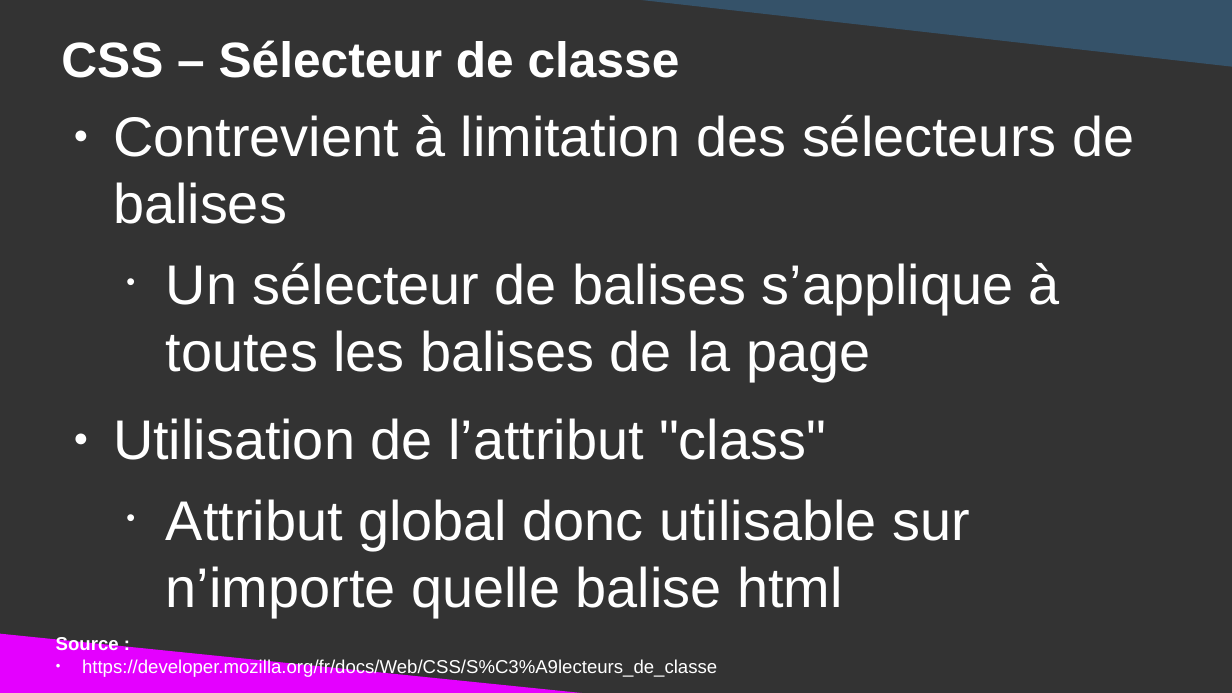
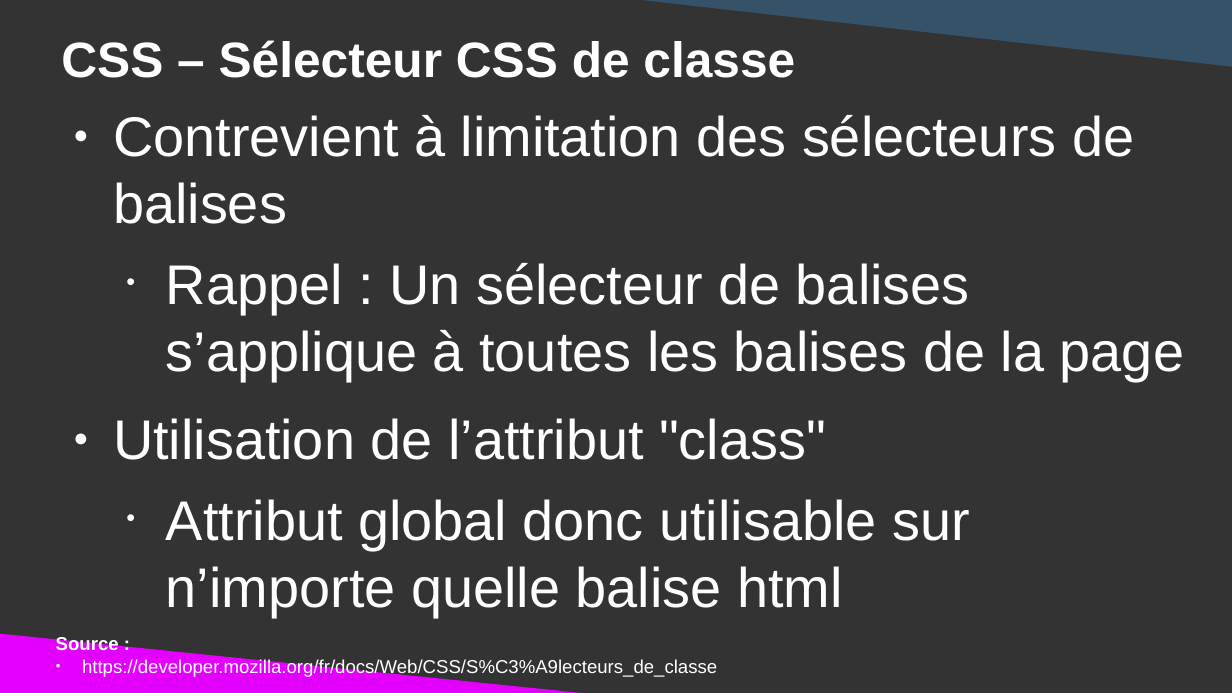
Before and after one commit to DanYellow/cours, a slide deck: slide 27 of integration-web-s1/travaux-pratiques/numero-2/presentation.odp (slide 28 before the commit). Drawn at 1232x693 pixels with LibreOffice and Linux fonts; fonts in the diff are those of the drawing. Boxes give left, top, right and bottom in pixels: in the first picture for what was removed or moved away, otherwise in the second. Text is boxed around its words. In the diff, an @@ line names an element or a change of style, - is before the commit and + after.

```diff
--- a/integration-web-s1/travaux-pratiques/numero-2/presentation.odp
+++ b/integration-web-s1/travaux-pratiques/numero-2/presentation.odp
@@ title at [61,40,795,78]: text changed @@
-CSS – Sélecteur de classe
+CSS – Sélecteur CSS de classe
@@ text at [166,263,1184,380]: text changed @@
-  • Un sélecteur de balises s’applique à toutes les balises de la page
+  • Rappel : Un sélecteur de balises s’applique à toutes les balises de la page
```
Also in this commit, not shown: 27 other slides changed, 1 slide added, 2 slides removed, 3 other files.
